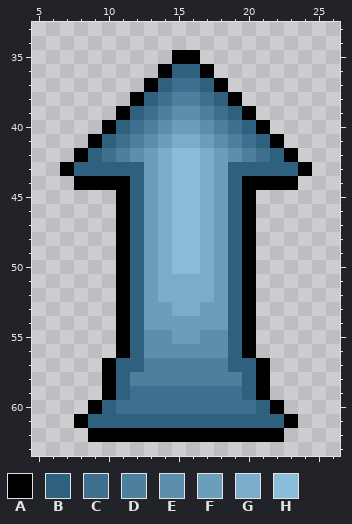
A pixel-art file gets an edit: Assets/Artwork/Misc/PlusArrow.aseprite. Above: the version before the commit.
32x64 pixels, 1 frame. Shown: x 5..26, y 33..63.
Palette (. is transparent): A #000000  B #2f607e  C #3e6f8e  D #4e7f9d  E #5d8eac  F #6c9dbb  G #7badcb  H #8bbcda
After:
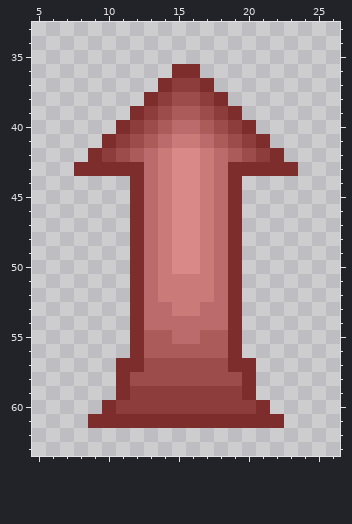
Changes in this commit:
colour B: #2f607e -> #7e2d2d
colour C: #3e6f8e -> #8e3d3d
colour D: #4e7f9d -> #9d4c4c
colour E: #5d8eac -> #ac5b5b
colour F: #6c9dbb -> #bb6b6b
colour G: #7badcb -> #cb7a7a
colour H: #8bbcda -> #da8989
Layer "Layer 1":
y 35: x 15..16 AA -> ..
y 36: x 14 A -> .; x 17 A -> .
y 37: x 13 A -> .; x 18 A -> .
y 38: x 12 A -> .; x 19 A -> .
y 39: x 11 A -> .; x 20 A -> .
y 40: x 10 A -> .; x 21 A -> .
y 41: x 9 A -> .; x 22 A -> .
y 42: x 8 A -> .; x 23 A -> .
y 43: x 7 A -> .; x 24 A -> .
y 44: x 8..11 AAAA -> ....; x 20..23 AAAA -> ....
y 45..56: x 11 A -> .; x 20 A -> .
y 57..59: x 10 A -> .; x 21 A -> .
y 60: x 9 A -> .; x 22 A -> .
y 61: x 8 A -> .; x 23 A -> .
y 62: x 9..22 AAAAAAAAAAAAAA -> ..............
Pixel boxes of the changes (left, top, right, bottom) in both pictures:
changed: (60, 50, 312, 442)
